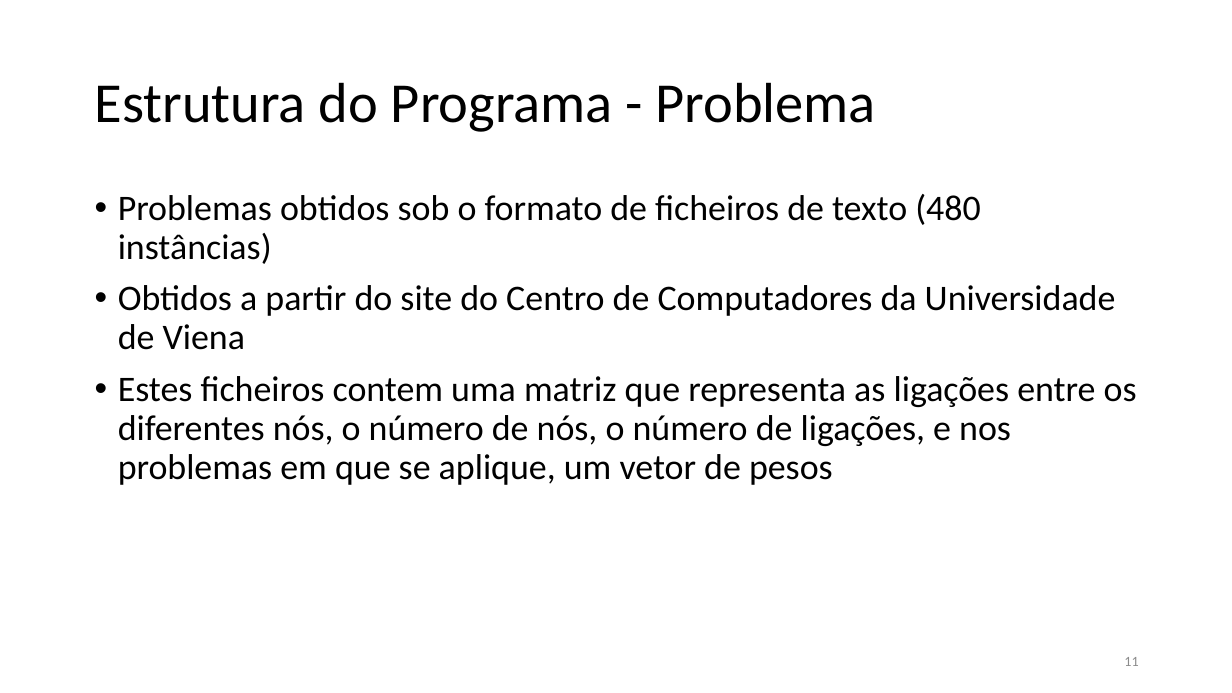
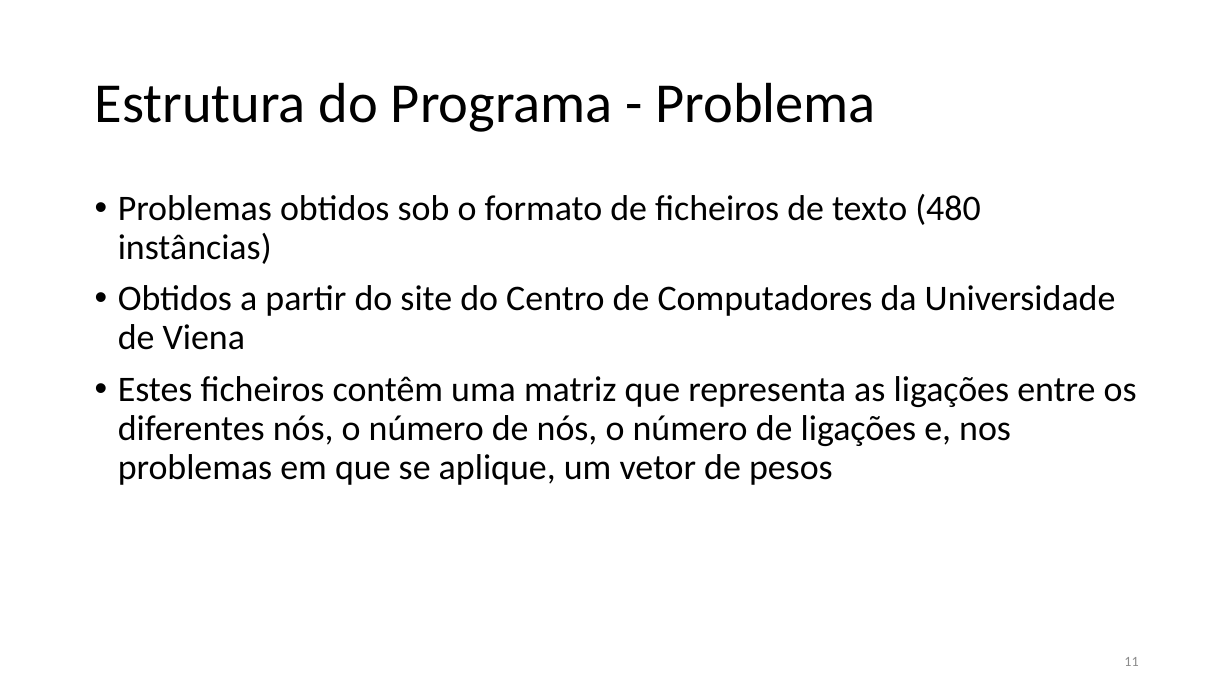
Before and after one commit to xQsme/RLP_Qt, a slide deck: slide 11 of powerpoint_defesa.pptx. Drawn at 1232x693 pixels with LibreOffice and Linux fonts; fonts in the diff are those of the drawing. Boxes give left, top, right and bottom in pixels: in the first picture for what was removed or moved away, otherwise in the second. Text is boxed around its words. In the diff, an @@ line names an element or a change of style, - is before the commit and + after.

```diff
--- a/powerpoint_defesa.pptx
+++ b/powerpoint_defesa.pptx
@@ text at box(118, 376, 1137, 485): text changed @@
-• Estes ficheiros contem uma matriz que representa as ligações entre os diferentes nós, o número de nós, o número de ligações, e nos problemas em que se aplique, um vetor de pesos
+• Estes ficheiros contêm uma matriz que representa as ligações entre os diferentes nós, o número de nós, o número de ligações e, nos problemas em que se aplique, um vetor de pesos
```
Also in this commit, not shown: 10 other slides changed, 6 other files.
